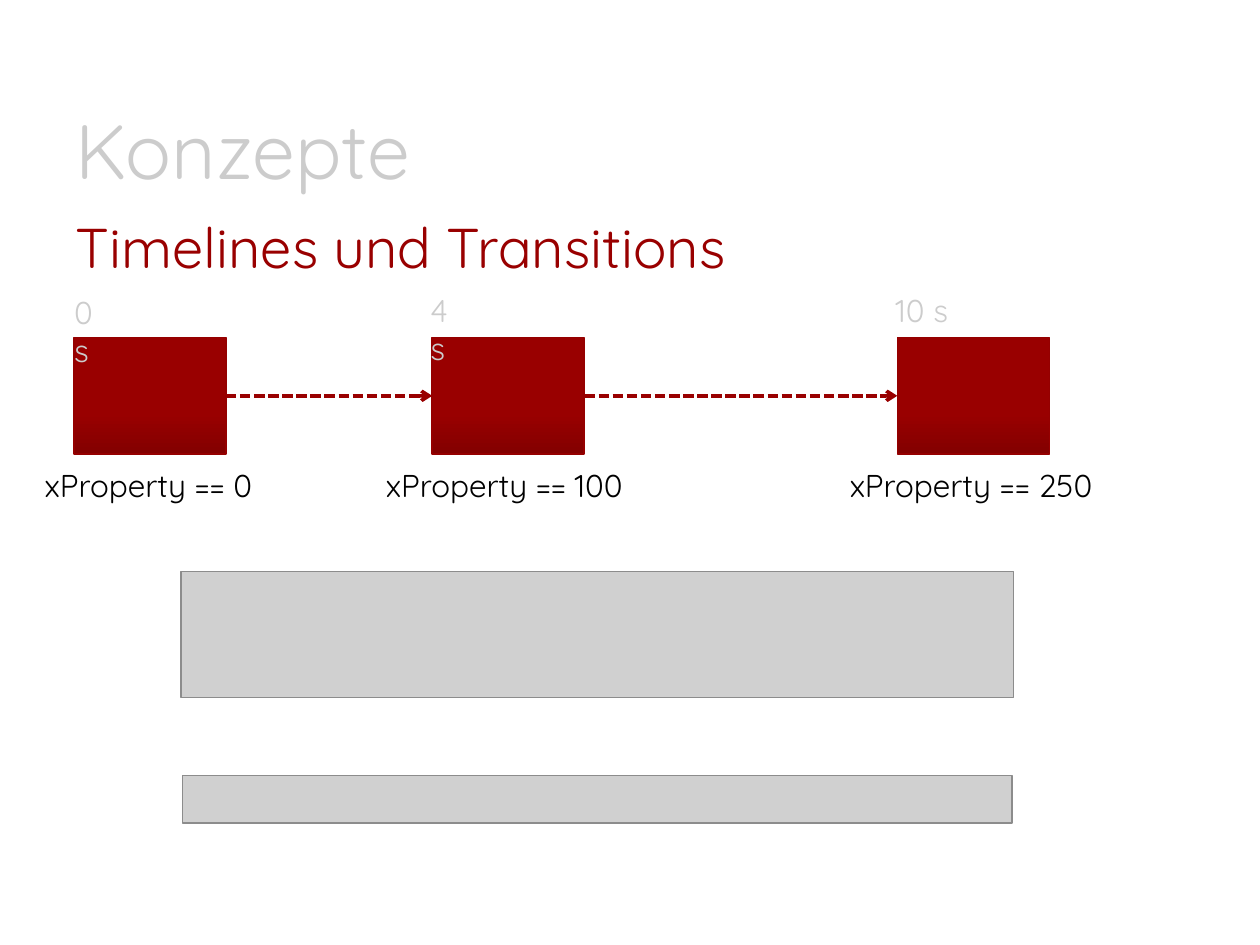
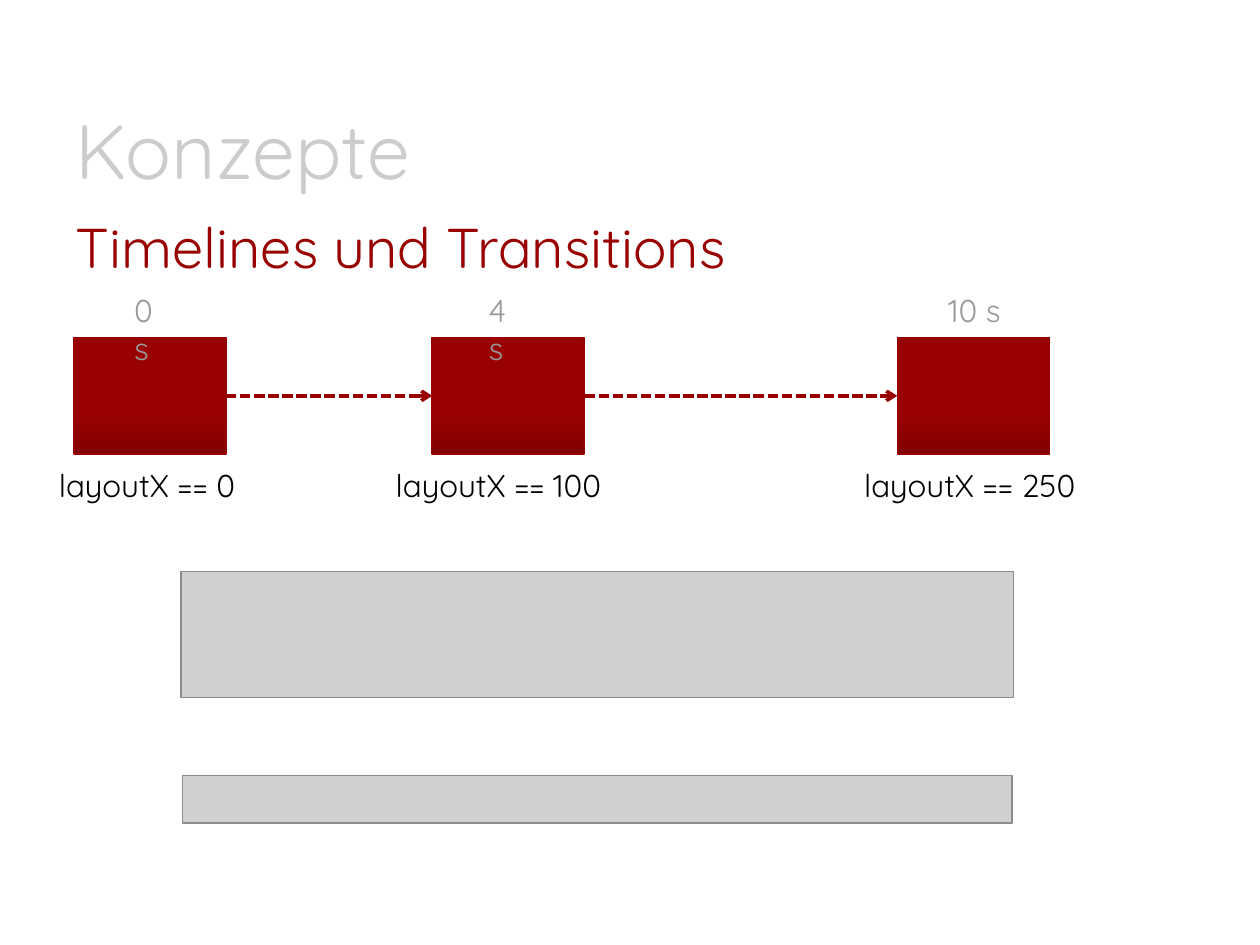
Before and after one commit to Morkunas/jfxusergroup, a slide deck: slide 18 of JavaFX-UserGroup.pptx (slide 19 before the commit). Drawn at 1260x945 pixels with LibreOffice and Linux fonts; fonts in the diff are those of the drawing; grey boxes stand for pictures; background and template pictures are left out. Boxes give left, top, right and bottom in pixels: in the first picture for what was removed or moved away, otherwise in the second. Text is boxed around its words. In the diff, an @@ line names an element or a change of style, - is before the commit and + after.

```diff
--- a/JavaFX-UserGroup.pptx
+++ b/JavaFX-UserGroup.pptx
@@ text colour #CCCCCC to #999999 in 3 elements at (948,300,1001,322), (489,300,507,361), (134,300,153,361) @@
@@ text "0 s": place and size @@
-text "0 s" at (74,302,93,363)
+text "0 s" at (134,300,153,361)
@@ text "4 s": place and size @@
-text "4 s" at (430,300,448,369)
+text "4 s" at (489,300,507,361)
@@ text "10 s": place and size @@
-text "10 s" at (895,300,948,322)
+text "10 s" at (948,300,1001,322)
@@ text at (59,473,235,504): text changed @@
-xProperty == 0
+layoutX == 0
@@ text at (396,473,601,504): text changed @@
-xProperty == 100
+layoutX == 100
@@ text at (864,473,1076,504): text changed @@
-xProperty == 250
+layoutX == 250
```
Also in this commit, not shown: 9 other slides changed, 1 slide added, 1 slide removed, 6 other files.
